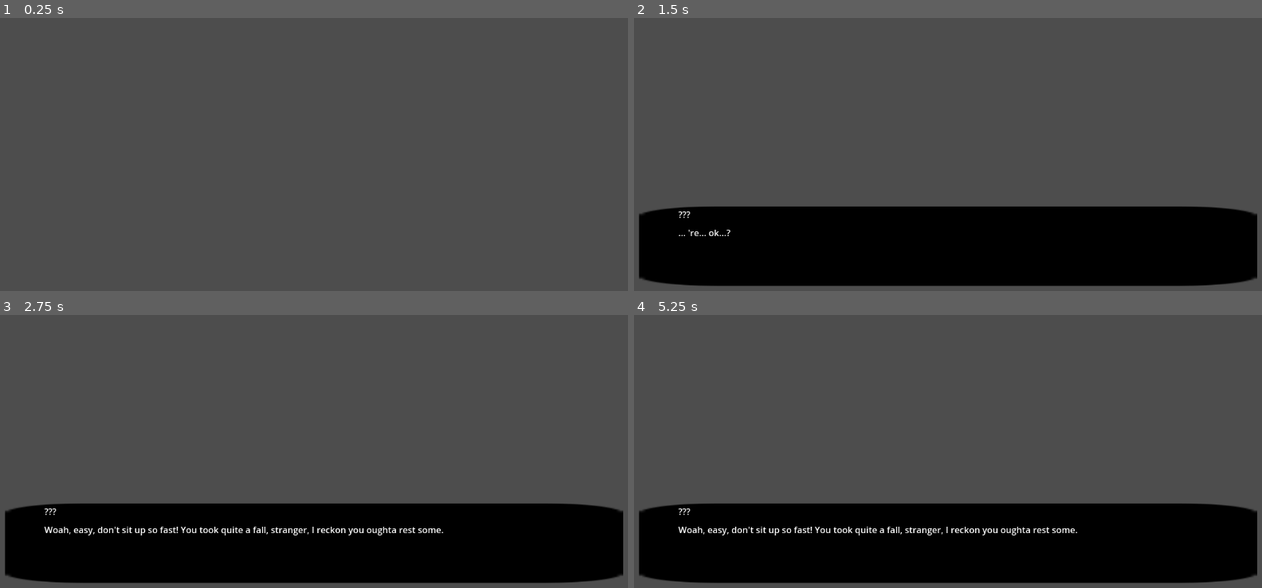
Above: before the commit, frames 1-4 (two rows, left to right).
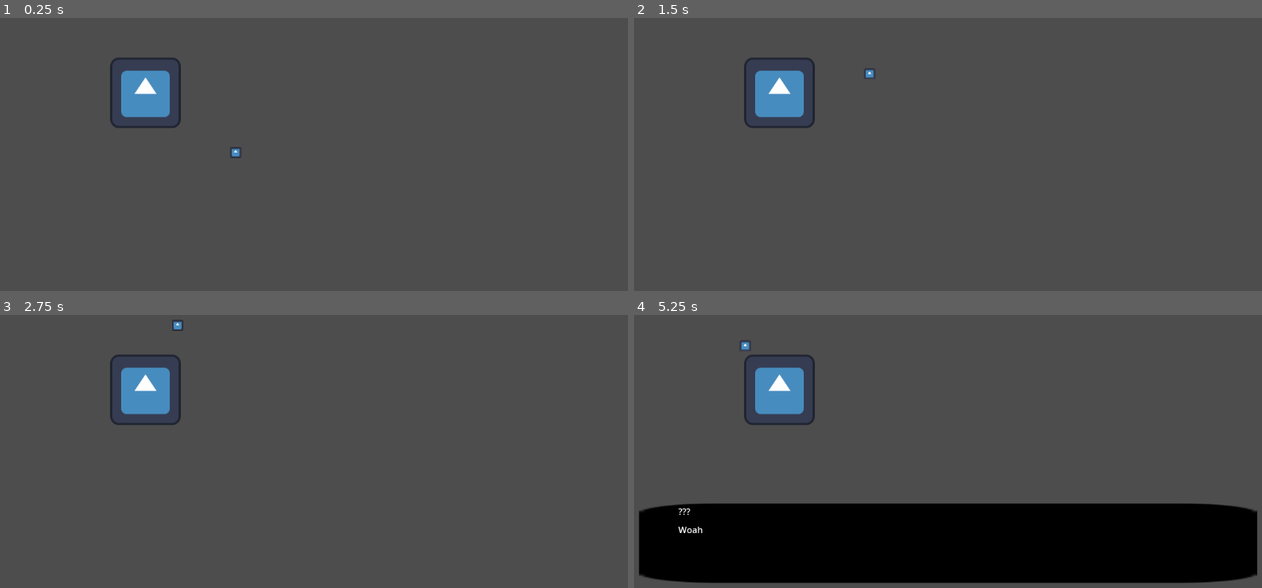
Above: after the commit, the same moments.

Repository: Jollista/Deadsteel
Game: Godot game, scene res://test.tscn
Two runs of this game, one before a commit and one after it. Both use one fixed random seed, a clock stepped at 60 frames per second and the inputs below. The project has no main scene, so this scene is started directly. The engine's default icon, where the game draws it, is replaced by a stand-in: a white triangle on a blue panel in a dark square.
Inputs:
- Up to frame 1 (0.25 s): no input
- Up to frame 2 (1.5 s): tap Enter (ui_accept) at 0.5, 0.6, 0.77, 1.07, 1.25, 1.35 s; hold W (up) from 0.53 s (still down)
- Up to frame 3 (2.75 s): tap Enter (ui_accept) at 1.52, 1.82, 2.1 s; release W (up) at 2.03 s; hold A (left) from 2.03 s (still down)
- Up to frame 4 (5.25 s): tap Enter (ui_accept) at 2.75, 2.85, 3.02, 3.32, 3.6, 3.77, 4.07, 4.25, 4.35, 4.52, 4.82, 5.1 s; release A (left) at 3.53 s; hold S (down) 3.53-4.28 s; hold D (right) 4.28-5.03 s; hold W (up) from 5.03 s (still down)

The runs differ from the first frame. In frame 1, 1.7% of the frame differs, in the area x 17-39%, y 14-52%; in frame 2, 30%, in the area x 0-100%, y 14-99%; in frame 3, 30%; in frame 4, 2.4%.

Commit message:
Limited activation range of DialogueTrigger, dialogue pauses game when playing

Diff:
--- a/Dialogue/DialogueCanvas.gd
+++ b/Dialogue/DialogueCanvas.gd
@@ -66,6 +66,9 @@
 	# load dialogue
 	dialogue = load_dialogue()
 
+	# pause game
+	pause()
+
 	# initial yield before it matters bc that one messes with
 	# chat.visible_characters for some reason
 	timer.set_wait_time(text_speed)
@@ -199,5 +202,19 @@
 	set_visible(active)
 	current_dialogue = 0
 
+	# unpause game
+	unpause()
 	# emit signal
 	dialogue_ended.emit()
+
+func unpause():
+	# set invisible
+	visible = false
+	# unpause game
+	get_tree().set_deferred("paused", false)
+
+func pause():
+	# set visible
+	visible = true
+	# pause game
+	get_tree().set_deferred("paused", true)
--- a/Dialogue/DialogueTrigger.gd
+++ b/Dialogue/DialogueTrigger.gd
@@ -1,5 +1,11 @@
 extends Node2D
 
+# true if the player is inside the area2d's collision shape; else, false
+var player_in_range = false
+# reference to player, initialized when player enters area2d's collision shape
+var player
+
+# reference to dialogue_canvas in the scene
 @onready var dialogue_canvas = get_parent().get_node("DialogueCanvas")
 
 func _ready():
@@ -8,7 +14,7 @@
 
 # Called every frame. 'delta' is the elapsed time since the previous frame.
 func _process(_delta):
-	if Input.is_action_just_pressed("ui_accept"):
+	if player_in_range and Input.is_action_just_pressed("ui_accept"):
 		trigger_dialogue()
 
 # choose a dialogue and then have dialogue_canvas start it
@@ -31,3 +37,13 @@
 	# start checking for input for starting dialogue again
 	set_process(true)
 	print("dialogue end signal received")
+
+
+func _on_area_2d_body_entered(body):
+	if body.name == "Player":
+		player_in_range = true
+		player = body
+
+func _on_area_2d_body_exited(body):
+	if body.name == "Player":
+		player_in_range = true
--- a/Dialogue/DialogueTrigger.tscn
+++ b/Dialogue/DialogueTrigger.tscn
@@ -1,8 +1,21 @@
-[gd_scene load_steps=2 format=3 uid="uid://dlbx1i1vvwvln"]
+[gd_scene load_steps=4 format=3 uid="uid://dlbx1i1vvwvln"]
 
 [ext_resource type="Script" path="res://Dialogue/DialogueTrigger.gd" id="1_5g2ey"]
+[ext_resource type="Texture2D" uid="uid://c2qnha11fchjc" path="res://icon.svg" id="2_f0oo8"]
+
+[sub_resource type="CircleShape2D" id="CircleShape2D_5y1rj"]
+radius = 105.119
 
 [node name="DialogueTrigger" type="Node2D"]
 script = ExtResource("1_5g2ey")
 
 [node name="Sprite2D" type="Sprite2D" parent="."]
+texture = ExtResource("2_f0oo8")
+
+[node name="Area2D" type="Area2D" parent="."]
+
+[node name="CollisionShape2D" type="CollisionShape2D" parent="Area2D"]
+shape = SubResource("CircleShape2D_5y1rj")
+
+[connection signal="body_entered" from="Area2D" to="." method="_on_area_2d_body_entered"]
+[connection signal="body_exited" from="Area2D" to="." method="_on_area_2d_body_exited"]
--- a/Dialogue/dialogue_canvas.tscn
+++ b/Dialogue/dialogue_canvas.tscn
@@ -8,6 +8,7 @@
 stream_0/weight = 1.0
 
 [node name="DialogueCanvas" type="CanvasLayer"]
+process_mode = 3
 script = ExtResource("1_ptaou")
 
 [node name="Portrait" type="Sprite2D" parent="."]
--- /dev/null
+++ b/Player/player.gd
@@ -0,0 +1,19 @@
+extends CharacterBody2D
+
+const SPEED = 150.0
+const ACCELERATION = 10.0
+
+func _physics_process(_delta):
+	# Get input in all directions for top-down 8-directional movement
+	var direction = Vector2(Input.get_axis("left", "right"), Input.get_axis("up", "down"))
+
+	# if input, set velocity to speed in given directions
+	if direction:
+		velocity.x = direction.x * SPEED
+		velocity.y = direction.y * SPEED
+	else: # decelerate
+		velocity.x = move_toward(velocity.x, 0, ACCELERATION)
+		velocity.y = move_toward(velocity.y, 0, ACCELERATION)
+
+	# commit movement
+	move_and_slide()
--- /dev/null
+++ b/Player/player.tscn
@@ -0,0 +1,17 @@
+[gd_scene load_steps=4 format=3 uid="uid://ci24drw2fal63"]
+
+[ext_resource type="Script" path="res://Player/player.gd" id="1_ulr4t"]
+[ext_resource type="Texture2D" uid="uid://c2qnha11fchjc" path="res://icon.svg" id="2_3m68l"]
+
+[sub_resource type="RectangleShape2D" id="RectangleShape2D_uu21m"]
+
+[node name="Player" type="CharacterBody2D"]
+script = ExtResource("1_ulr4t")
+
+[node name="Sprite2D" type="Sprite2D" parent="."]
+position = Vector2(1.90735e-06, -1.90735e-06)
+scale = Vector2(0.15625, 0.15625)
+texture = ExtResource("2_3m68l")
+
+[node name="CollisionShape2D" type="CollisionShape2D" parent="."]
+shape = SubResource("RectangleShape2D_uu21m")
--- a/test.tscn
+++ b/test.tscn
@@ -1,7 +1,8 @@
-[gd_scene load_steps=3 format=3 uid="uid://dk82bqkkrhq4j"]
+[gd_scene load_steps=4 format=3 uid="uid://dk82bqkkrhq4j"]
 
 [ext_resource type="PackedScene" uid="uid://dwm2dkrrlj7f3" path="res://Dialogue/dialogue_canvas.tscn" id="1_jwie1"]
 [ext_resource type="PackedScene" uid="uid://dlbx1i1vvwvln" path="res://Dialogue/DialogueTrigger.tscn" id="2_hy45j"]
+[ext_resource type="PackedScene" uid="uid://ci24drw2fal63" path="res://Player/player.tscn" id="3_tjli1"]
 
 [node name="Node2D" type="Node2D"]
 
@@ -9,3 +10,6 @@
 
 [node name="DialogueTrigger" parent="." instance=ExtResource("2_hy45j")]
 position = Vector2(269, 280)
+
+[node name="Player" parent="." instance=ExtResource("3_tjli1")]
+position = Vector2(432, 388)
